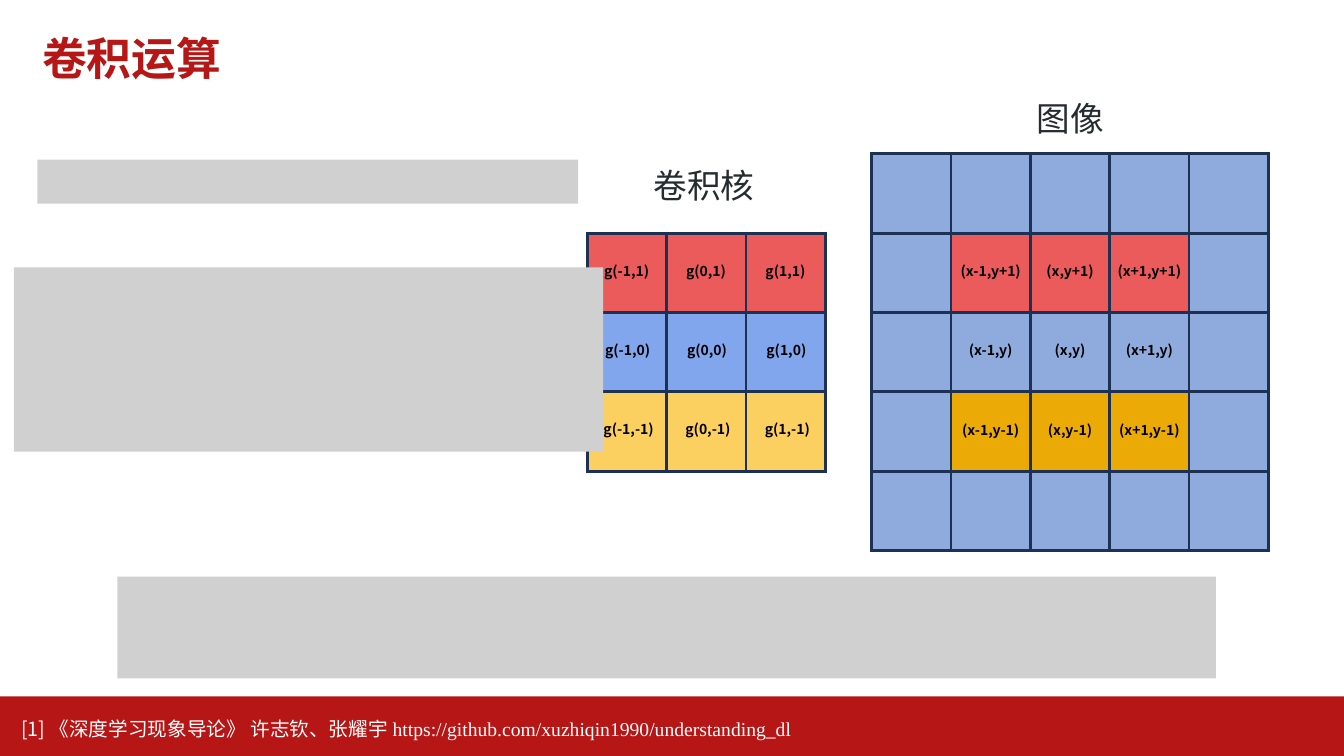
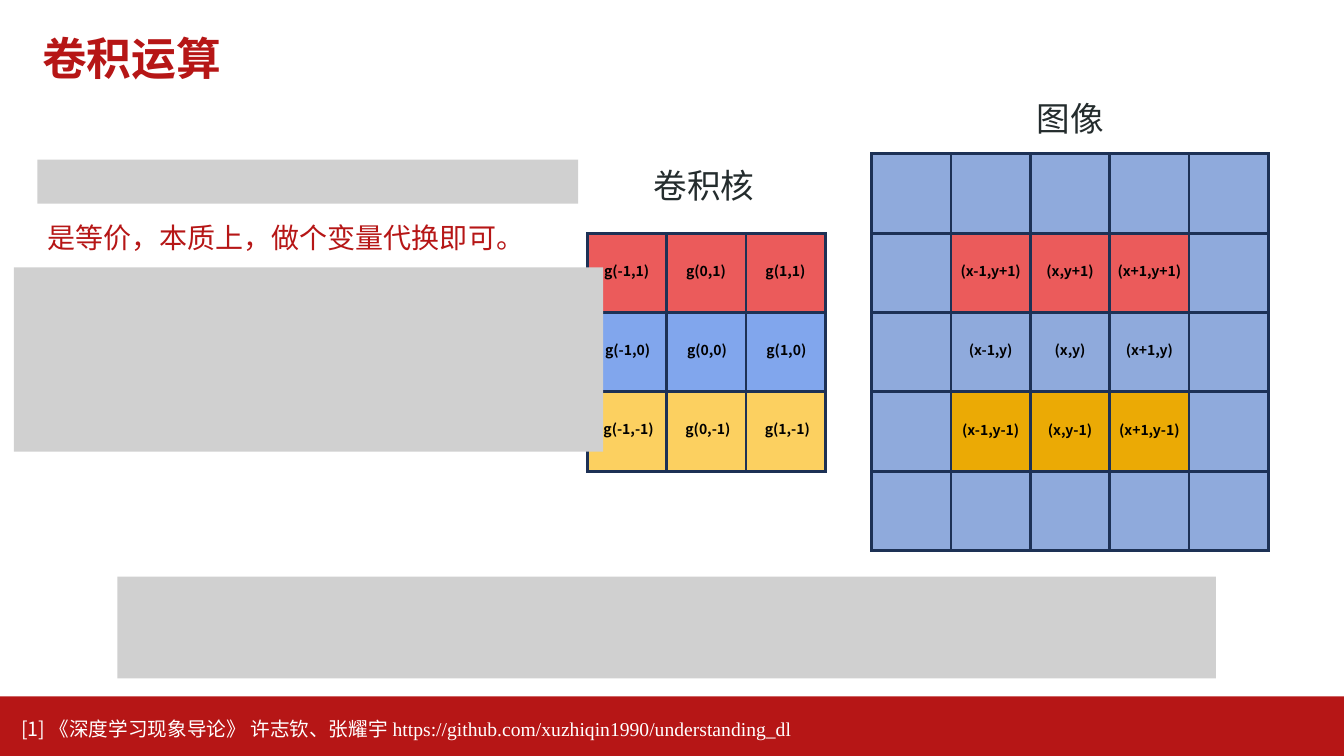
Before and after one commit to AI-Basic-Education/SJTU-Undergraduate-AI-basis, a slide deck: slide 11 of PPT/第13-14节-卷积网络.pptx. Drawn at 1344x756 pixels with LibreOffice and Linux fonts; fonts in the diff are those of the drawing; grey boxes stand for pictures; background and template pictures are left out. Boxes give left, top, right and bottom in pixels: in the first picture for what was removed or moved away, otherwise in the second. Text is boxed around its words. In the diff, an @@ line names an element or a change of style, - is before the commit and + after.

```diff
--- a/PPT/第13-14节-卷积网络.pptx
+++ b/PPT/第13-14节-卷积网络.pptx
@@ text added at (47,224,524,251), 20 pt, text #B61616 @@
+是等价，本质上，做个变量代换即可。
```
Also in this commit, not shown: 10 other slides changed, 2 slides added, 8 other files.
